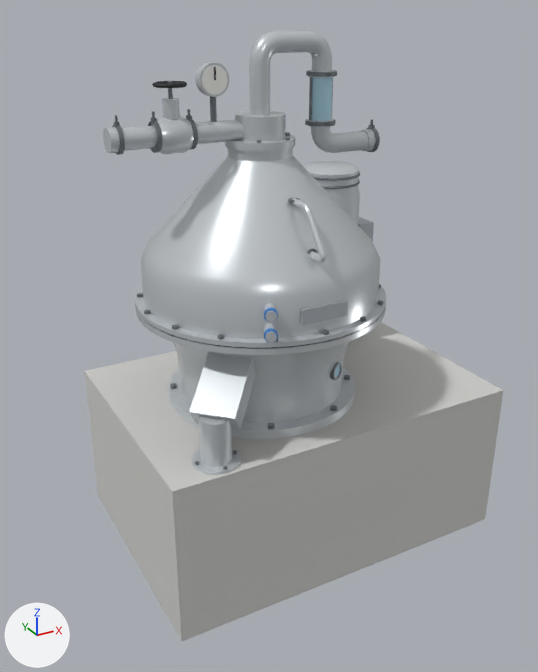
Renders of the glTF model molkerei-3d/modelle/quarkseparator.glb from each side of a commit.
Rendered twice from a camera (50 mm lens) standing at (-1.586, -2.695, 2.316) and looking at (-0.143, -0.072, 1.005). Lighting does not change. The marker at lower left points along +X, +Y and +Z. The picture after the commit comes second. Where no turn or scale is listed for an object, it has been applied to the vertices.

Script lines for the objects in view, before the commit:
```python
ob_fallrohr = bpy.data.objects.new('fallrohr', me_fallrohr)
ob_fallrohr.location = (0.0, 0.0, 0.0)
ob_fallrohrflansch = bpy.data.objects.new('fallrohrflansch', me_fallrohrflansch)
ob_fallrohrflansch.location = (0.0, 0.0, 0.0)
ob_fallrohrschraube_0 = bpy.data.objects.new('fallrohrschraube_0', me_fallrohrschraube_0)
ob_fallrohrschraube_0.location = (0.0, 0.0, 0.0)
ob_fallrohrschraube_1 = bpy.data.objects.new('fallrohrschraube_1', me_fallrohrschraube_1)
ob_fallrohrschraube_1.location = (0.0, 0.0, 0.0)
ob_fallrohrschraube_3 = bpy.data.objects.new('fallrohrschraube_3', me_fallrohrschraube_3)
ob_fallrohrschraube_3.location = (0.0, 0.0, 0.0)
ob_quarkschurre = bpy.data.objects.new('quarkschurre', me_quarkschurre)
ob_quarkschurre.location = (0.0, 0.0, 0.0)
ob_zulaufrohr = bpy.data.objects.new('zulaufrohr', me_zulaufrohr)
ob_zulaufrohr.location = (0.0, 0.0, 0.0)
# also in view: 'schauglasrohr' at (0.12, -0.03, 1.99); 'kopfstueck' at (-0.16, -0.03, 1.88); 'zulaufbogen' at (-0.02, -0.03, 2.09); 'haubenflansch' at (-0.16, -0.03, 1.19); 'haubenmantel' at (-0.16, -0.03, 1.51)
```
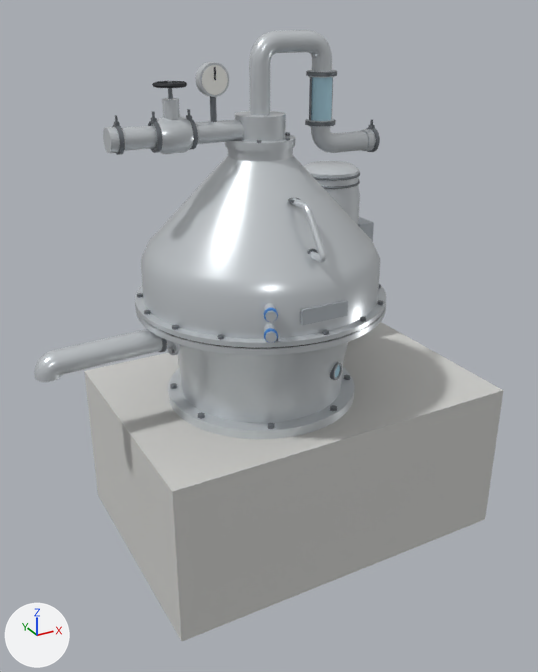
Not visible in the pictures: 'quarkflanschschraube_3'.

Edits to the bpy script that builds the scene:
```text
Add me_quarkstutzen:
    me_quarkstutzen.from_pydata(...)  # 128 vertices, 256 faces; spans x -0.63..-0.54, y -0.08..0.02, z 1.03..1.13
    me_quarkstutzen.materials.append(mat_chrom)  # light grey #d3d8dc
Add me_quarkrohr:
    me_quarkrohr.from_pydata(...)  # 312 vertices, 576 faces; spans x -1.14..-0.619, y -0.08..0.02, z 1.019..1.13
    me_quarkrohr.materials.append(mat_chrom)  # light grey #d3d8dc
Add me_quarkklemme_band:
    me_quarkklemme_band.from_pydata(...)  # 128 vertices, 256 faces; spans x -0.638..-0.622, y -0.087..0.027, z 1.023..1.137
    me_quarkklemme_band.materials.append(mat_schraube)  # grey #7c8186
Add me_quarkflanschschraube_3:
    me_quarkflanschschraube_3.from_pydata(...)  # 24 vertices, 48 faces; spans x -0.597..-0.59, y -0.084..-0.068, z 1.0271..1.041
    me_quarkflanschschraube_3.materials.append(mat_schraube)  # grey #7c8186
Add me_quarkflansch:
    me_quarkflansch.from_pydata(...)  # 128 vertices, 256 faces; spans x -0.59..-0.575, y -0.11..0.05, z 1.0..1.16
    me_quarkflansch.materials.append(mat_chrom)  # light grey #d3d8dc
Remove ob_fallrohr:
    ob_fallrohr = bpy.data.objects.new('fallrohr', me_fallrohr)
    ob_fallrohr.location = (0.0, 0.0, 0.0)
Remove ob_fallrohrflansch:
    ob_fallrohrflansch = bpy.data.objects.new('fallrohrflansch', me_fallrohrflansch)
    ob_fallrohrflansch.location = (0.0, 0.0, 0.0)
Remove ob_fallrohrschraube_0:
    ob_fallrohrschraube_0 = bpy.data.objects.new('fallrohrschraube_0', me_fallrohrschraube_0)
    ob_fallrohrschraube_0.location = (0.0, 0.0, 0.0)
Remove ob_fallrohrschraube_1:
    ob_fallrohrschraube_1 = bpy.data.objects.new('fallrohrschraube_1', me_fallrohrschraube_1)
    ob_fallrohrschraube_1.location = (0.0, 0.0, 0.0)
Remove ob_fallrohrschraube_3:
    ob_fallrohrschraube_3 = bpy.data.objects.new('fallrohrschraube_3', me_fallrohrschraube_3)
    ob_fallrohrschraube_3.location = (0.0, 0.0, 0.0)
Remove ob_quarkschurre:
    ob_quarkschurre = bpy.data.objects.new('quarkschurre', me_quarkschurre)
    ob_quarkschurre.location = (0.0, 0.0, 0.0)
Add ob_quarkstutzen:
    ob_quarkstutzen = bpy.data.objects.new('quarkstutzen', me_quarkstutzen)
    ob_quarkstutzen.location = (0.0, 0.0, 0.0)
Add ob_quarkrohr:
    ob_quarkrohr = bpy.data.objects.new('quarkrohr', me_quarkrohr)
    ob_quarkrohr.location = (0.0, 0.0, 0.0)
Add ob_quarkklemme_band:
    ob_quarkklemme_band = bpy.data.objects.new('quarkklemme_band', me_quarkklemme_band)
    ob_quarkklemme_band.location = (0.0, 0.0, 0.0)
Add ob_quarkflanschschraube_3:
    ob_quarkflanschschraube_3 = bpy.data.objects.new('quarkflanschschraube_3', me_quarkflanschschraube_3)
    ob_quarkflanschschraube_3.location = (0.0, 0.0, 0.0)
Add ob_quarkflansch:
    ob_quarkflansch = bpy.data.objects.new('quarkflansch', me_quarkflansch)
    ob_quarkflansch.location = (0.0, 0.0, 0.0)
```

What differs and where, as boxes (x1, y1, x2, y2) in the pictures (538 x 672 px):
'quarkschurre', deleted
    before: (190, 352, 256, 430)
'quarkrohr', added
    after: (35, 329, 163, 382)
'fallrohr', deleted
    before: (199, 416, 232, 467)
'fallrohrflansch', deleted
    before: (192, 448, 241, 475)
'quarkflansch', added (mostly hidden)
    after: (167, 343, 180, 356)
'quarkklemme_band', added
    after: (159, 338, 167, 353)
'quarkstutzen', added (mostly hidden)
    after: (166, 340, 174, 350)
'fallrohrschraube_0', deleted
    before: (223, 466, 227, 470)
'fallrohrschraube_3', deleted
    before: (195, 461, 199, 465)
'fallrohrschraube_1', deleted
    before: (233, 450, 237, 454)
